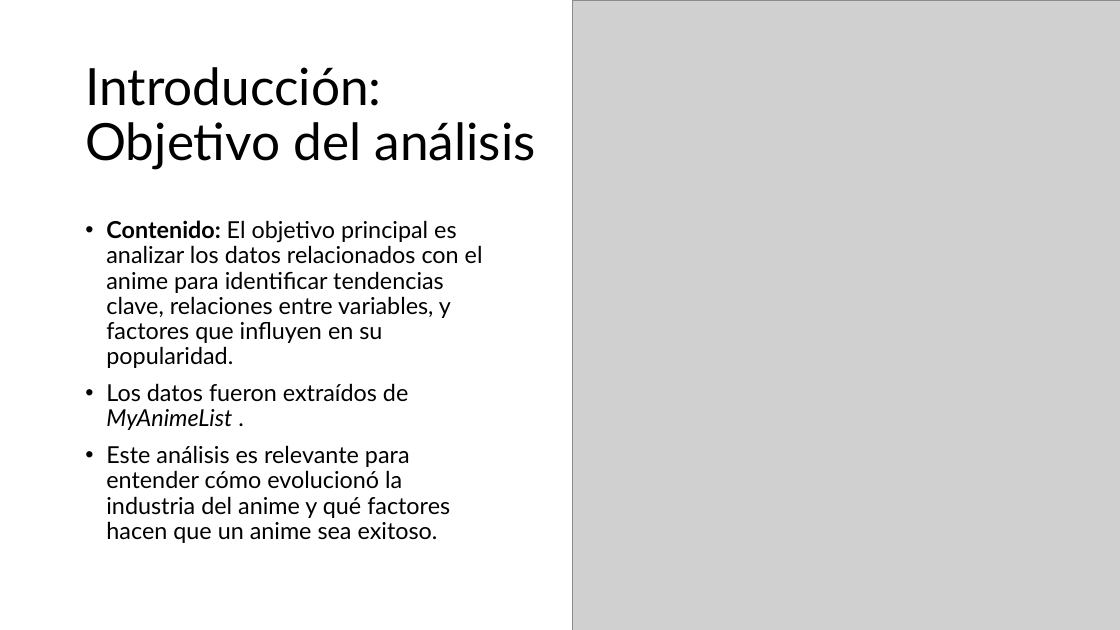
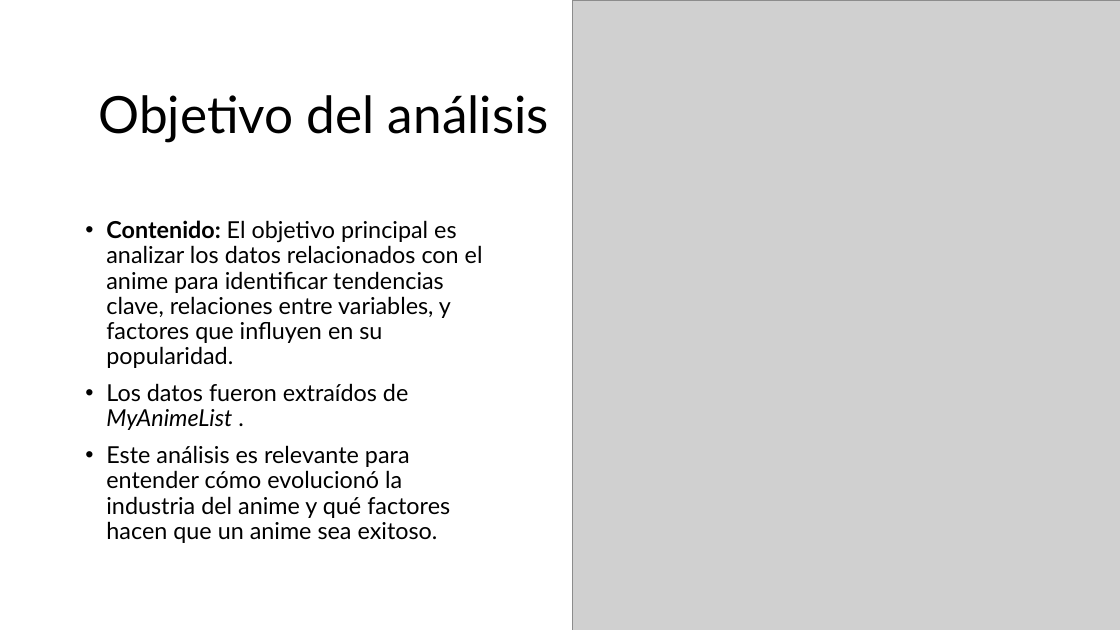
Before and after one commit to DenisiaPelu/Analisis_Datos_Anime, a slide deck: slide 3 of reports/Analisis_de_datos_anime_Exposicion.pptx (slide 2 before the commit). Drawn at 1120x630 pixels with LibreOffice and Linux fonts; fonts in the diff are those of the drawing; grey boxes stand for pictures. Boxes give left, top, right and bottom in pixels: in the first picture for what was removed or moved away, otherwise in the second. Text is boxed around its words. In the diff, an @@ line names an element or a change of style, - is before the commit and + after.

```diff
--- a/reports/Analisis_de_datos_anime_Exposicion.pptx
+++ b/reports/Analisis_de_datos_anime_Exposicion.pptx
@@ title at <box>99,95,549,143</box>: text changed @@
-Introducción: Objetivo del análisis
+Objetivo del análisis
```
Also in this commit, not shown: 4 other slides changed, 3 slides added, 4 other files.
